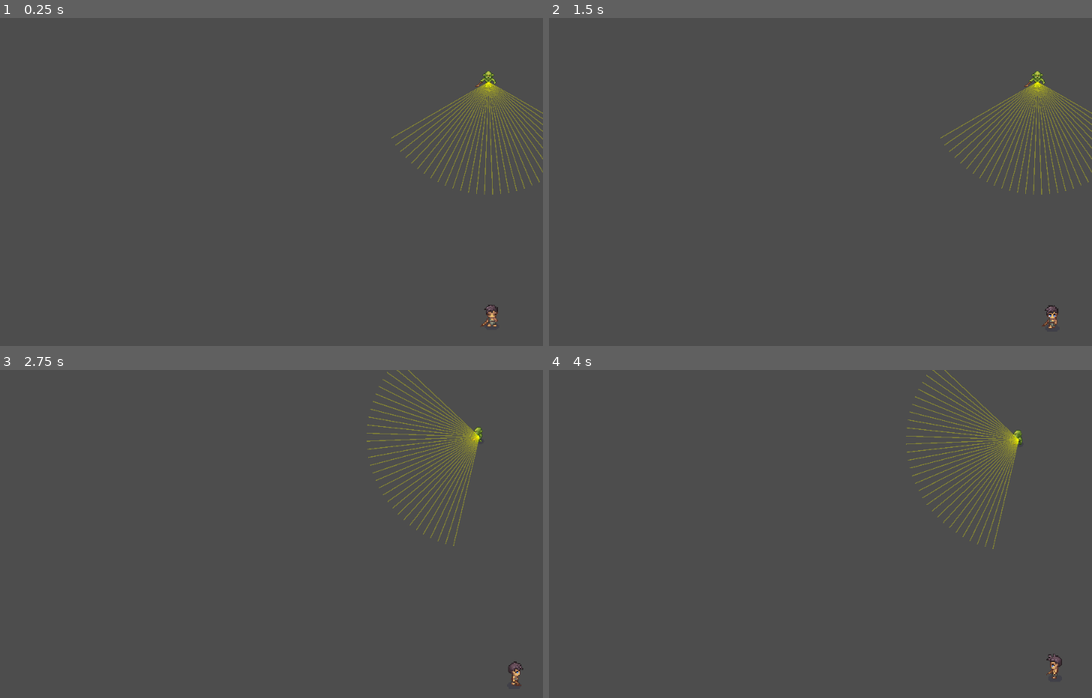
Above: before the commit, frames 1-4 (two rows, left to right).
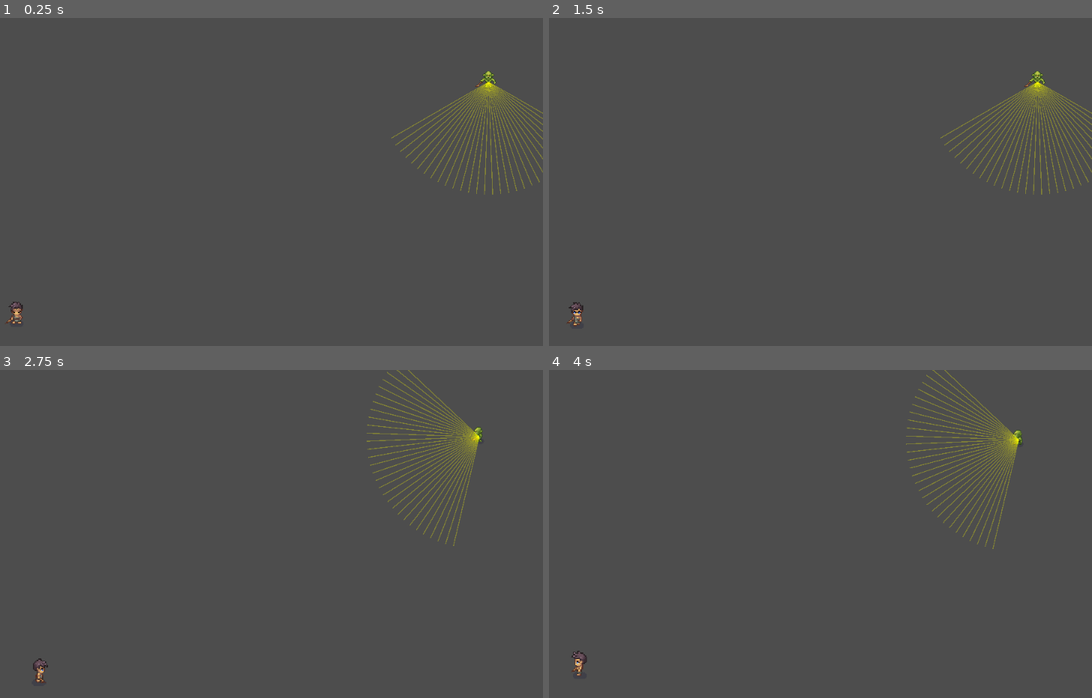
Above: after the commit, the same moments.

Repository: thorlorick/TheWhiteoutGame
Game: Godot game, scene res://scenes/level_one.tscn
Same seed, same stepped clock (60 frames per second), same inputs: the game is played once before the commit and once after it. The project has no main scene, so this scene is started directly.
Inputs:
- Up to frame 1 (0.25 s): no input
- Up to frame 2 (1.5 s): tap Enter at 0.5 s; hold D (walk_right) 0.53-1.28 s; tap J (run) at 0.6 s; hold S (walk_down) from 1.28 s (still down); tap K (run_attack) at 1.35 s
- Up to frame 3 (2.75 s): release S (walk_down) at 2.03 s; hold D (walk_right) from 2.03 s (still down); tap J (run) at 2.1 s
- Up to frame 4 (4 s): release D (walk_right) at 2.78 s; hold W (walk_up) 2.78-3.53 s; tap K (run_attack) at 2.85 s; hold A (walk_left) from 3.53 s (still down); tap J (run) at 3.6 s

The runs differ from the first frame. In frame 1, 0.2% of the frame differs, in the area x 1-92%, y 86-95%; in frame 2, 0.2%, in the area x 3-94%, y 86-95%; in frame 3, 0.2%; in frame 4, 0.2%.

Commit message:
urge system working better, patrol might be broken..no dwell anymore

Diff:
--- a/scenes/level_one.tscn
+++ b/scenes/level_one.tscn
@@ -18,4 +18,4 @@
 nav_region = NodePath("../NavigationRegion2D")
 
 [node name="Player" parent="." unique_id=239320486 instance=ExtResource("2_843q2")]
-position = Vector2(586, 318)
+position = Vector2(79, 315)
--- a/scripts/enemyScripts/actions_component.gd
+++ b/scripts/enemyScripts/actions_component.gd
@@ -93,6 +93,8 @@
 	var duty       = urge_component.get_duty_urge()
 	var curiosity  = urge_component.get_curiosity_urge()
 	var aggression = urge_component.get_aggression_urge()
+	print(">>> CALCULATING COSTS — comfort: %.2f | duty: %.2f | curiosity: %.2f | aggression: %.2f" % [comfort, duty, curiosity, aggression])
+
 
 	return [
 		# --- BeSafe (is_safe: true) -------------------------------------------
